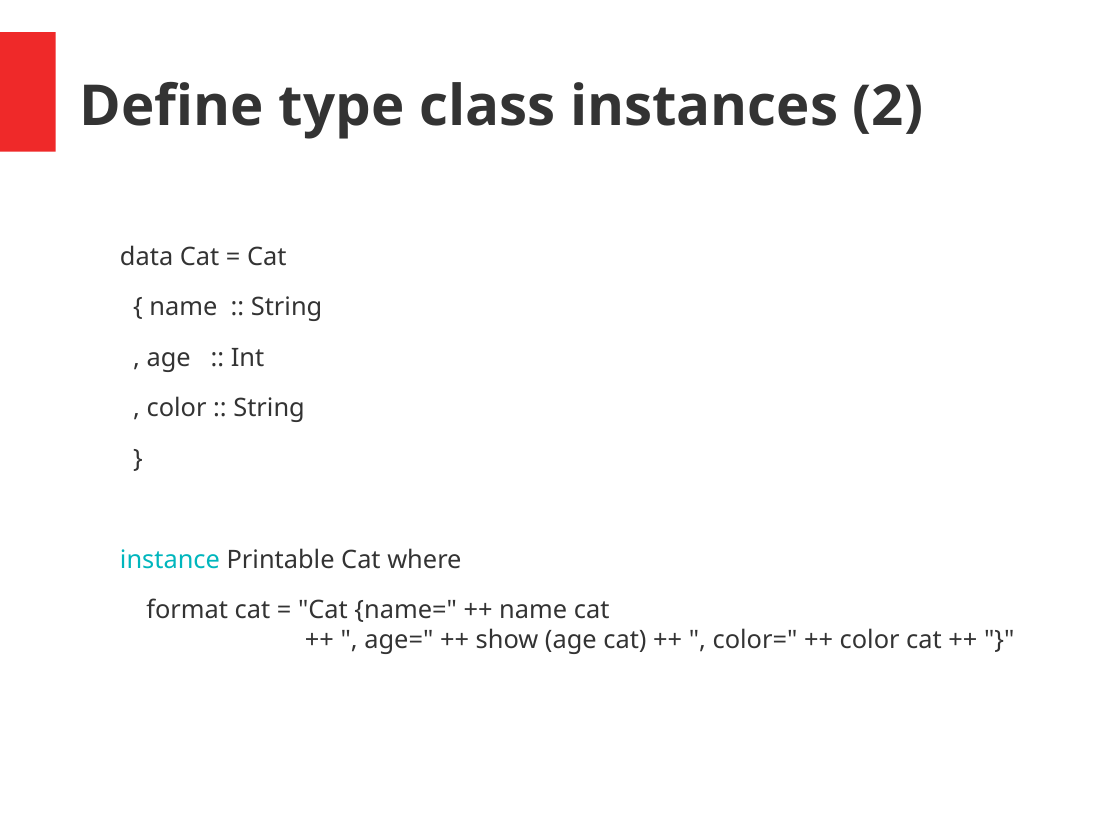
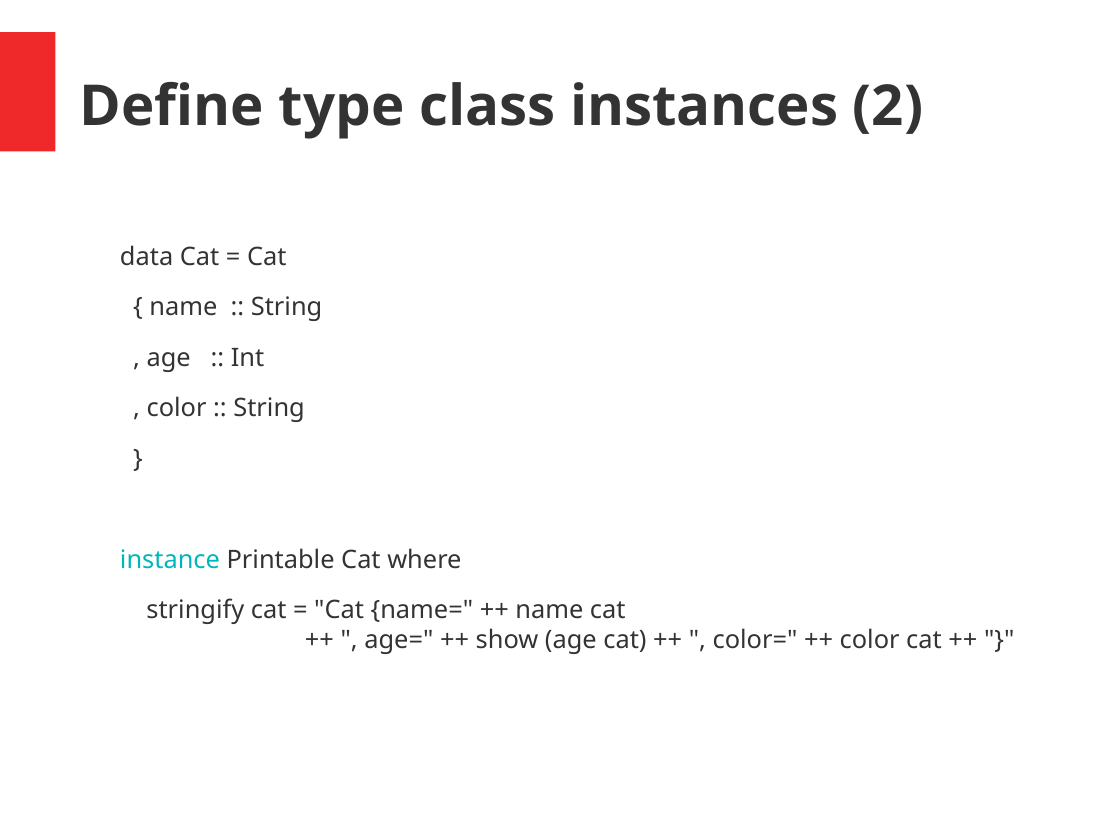
Before and after one commit to hermannhueck/typeclasses, a slide deck: slide 33 of Slides/TypeClasses.pptx (slide 26 before the commit). Drawn at 1120x840 pixels with LibreOffice and Linux fonts; fonts in the diff are those of the drawing. Boxes give left, top, right and bottom in pixels: in the first picture for what was removed or moved away, otherwise in the second. Text is boxed around its words. In the diff, an @@ line names an element or a change of style, - is before the commit and + after.

```diff
--- a/Slides/TypeClasses.pptx
+++ b/Slides/TypeClasses.pptx
@@ text at bbox=[146, 598, 942, 654]: text changed @@
-format cat = "Cat {name=" ++ name cat
-++ ", age=" ++ show (age cat) ++ ", color=" ++ color cat ++ "}"
+stringify cat = "Cat {name=" ++ name cat
+++ ", age=" ++ show (age cat) ++ ", color=" ++ color cat ++ "}"
```
Also in this commit, not shown: 19 other slides changed, 8 slides added, 1 other file.
